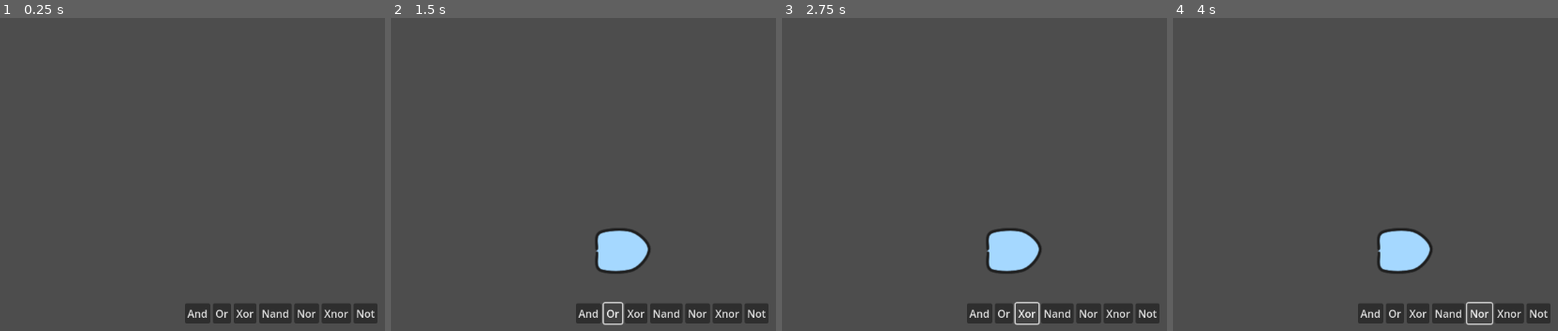
Above: before the commit, frames 1-4 (left to right).
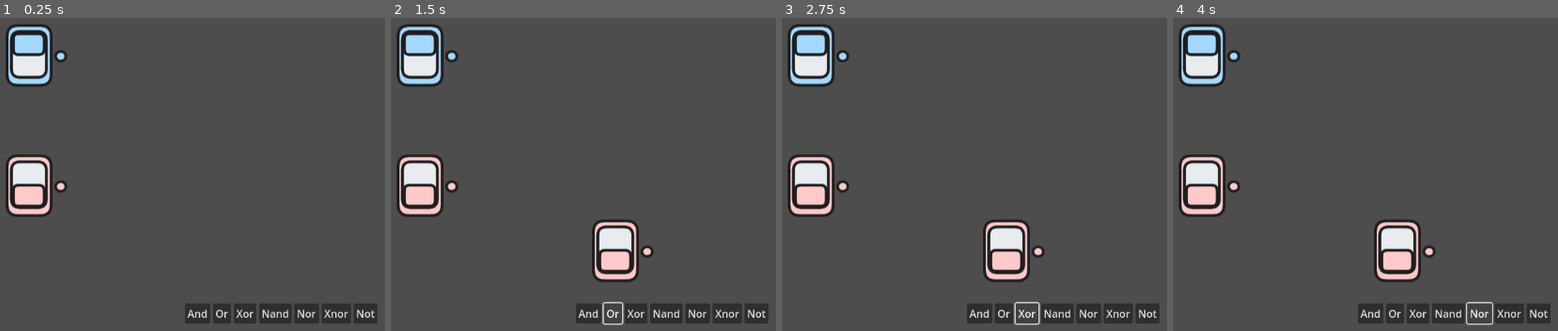
Above: after the commit, the same moments.

Repository: sininen-blue/logic-gate-tesseract
Game: Godot game, scene res://simulation/simulation.tscn
Same seed, same stepped clock (60 frames per second), same inputs: the game is played once before the commit and once after it.
Inputs:
- Up to frame 1 (0.25 s): no input
- Up to frame 2 (1.5 s): click "And" at 0.5 s; click "Or" at 1.25 s
- Up to frame 3 (2.75 s): click "Xor" at 2 s
- Up to frame 4 (4 s): click "Nand" at 2.75 s; click "Nor" at 3.5 s

The runs differ from the first frame. In frame 1, 4.7% of the frame differs, in the area x 1-18%, y 2-64%; in frame 2, 7.1%, in the area x 1-69%, y 2-85%; in frame 3, 7.1%; in frame 4, 7.1%.

Commit message:
setup: input output

Diff:
--- a/simulation/gate.gd
+++ b/simulation/gate.gd
@@ -4,8 +4,9 @@
 signal dragging_start(source)
 signal dragging_stop(source)
 
-@export_enum("And", "Or", "Xor", "Nand", "Nor", "Xnor", "Not") var gate_type : String = "And"
+@export_enum("And", "Or", "Xor", "Nand", "Nor", "Xnor", "Not", "Input", "Output") var gate_type : String = "And"
 
+var value : bool
 var draggable : bool = false
 var dragging : bool = false
 
@@ -24,6 +25,12 @@
 
 
 func _process(_delta: float) -> void:
+	## NOTE: these are testing textures
+	if value == true:
+		$Sprite2D.texture = load("res://assets/simulation/var on.png")
+	if value == false:
+		$Sprite2D.texture = load("res://assets/simulation/var off.png")
+
 	if draggable:
 		if Input.is_action_just_pressed("left_click") and main.state == 0:
 			dragging_start.emit(self)
--- a/simulation/simulation-manager.gd
+++ b/simulation/simulation-manager.gd
@@ -22,6 +22,33 @@
 @export var GATE_SCENE : PackedScene
 
 @onready var mouse_area: Area2D = $MouseArea
+
+
+
+func _ready() -> void:
+	var gate_scene : GateNode = GATE_SCENE.instantiate()
+	gate_scene.gate_type = "Input"
+	gate_scene.value = true
+	gate_scene.global_position = Vector2(200, 200) # NOTE: temp start location
+
+	var new_gate : Gate = Gate.new()
+	new_gate.node = gate_scene
+	new_gate.type = gate_scene.gate_type
+
+	gates.append(new_gate)
+	add_child(gate_scene)
+
+	gate_scene = GATE_SCENE.instantiate()
+	gate_scene.gate_type = "Input"
+	gate_scene.value = false
+	gate_scene.global_position = Vector2(200, 400) # NOTE: temp start location
+
+	new_gate = Gate.new()
+	new_gate.node = gate_scene
+	new_gate.type = gate_scene.gate_type
+
+	gates.append(new_gate)
+	add_child(gate_scene)
 
 
 ## Gate Creation
@@ -159,6 +186,13 @@
 
 ## Processes
 func _process(_delta: float) -> void:
+	for gate in gates:
+		pass
+		# go through each gate
+		# figure out how many connections are connected to it
+		# if there are more than 2 (or 1 in the case of a not gate)
+		# figure out what value the gate should output
+
 	mouse_area.global_position = get_global_mouse_position()
 
 	if connections.is_empty() == false:
